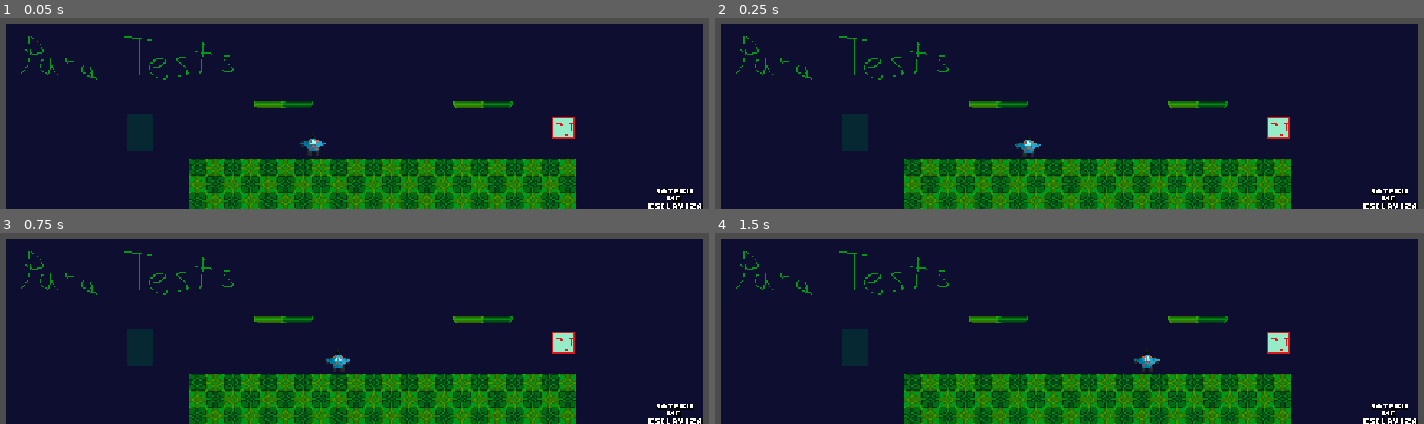
Above: before the commit, frames 1-4 (two rows, left to right).
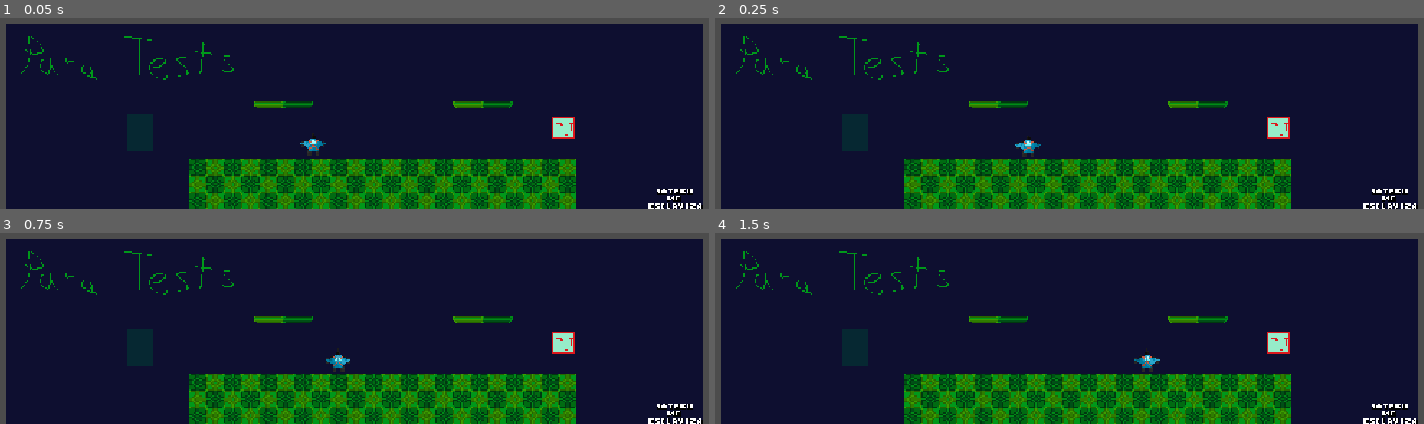
Above: after the commit, the same moments.

Repository: SaternDev/PixelVs2D
Game: Godot game, scene res://Scenes/SceneMap1.tscn
The game is run twice, just before and just after one commit, with the same random seed, the same clock (stepped at 60 frames per second) and the same inputs.
Inputs:
- Up to frame 1 (0.05 s): no input
- Up to frame 2 (0.25 s): no input
- Up to frame 3 (0.75 s): tap Enter at 0.5 s; hold D (Derecha) from 0.53 s (still down)
- Up to frame 4 (1.5 s): keep holding D (Derecha); tap Space (Salto) at 0.77 s

The runs differ from the first frame. In frame 1, less than 0.1% of the frame differs, in the area x 42-46%, y 63-70%; in frame 2, less than 0.1%, in the area x 42-46%, y 64-70%; in frame 3, nothing differs; in frame 4, nothing differs.

Commit message:
Implementación de Mando
Se implementó la posibilidad de utilizar mando en el juego

Diff:
--- a/Scripts/player1_controller.gd
+++ b/Scripts/player1_controller.gd
@@ -44,8 +44,10 @@
 			velocity.y = jump_velocity
 
 	#Handle Sprite Flip to turn the player
-	if direction != 0:
-		$Sprite2D.scale.x = direction
+	if direction > 0.1:
+		$Sprite2D.scale.x = 1
+	elif direction < 0.1:
+		$Sprite2D.scale.x = -1
 
 	# Get the input direction and handle the movement/deceleration.
 	if direction and not inKnockback:
@@ -55,14 +57,13 @@
 
 	move_and_slide()
 
-
+#El Player a Muerto y se le resta una vida
 func player_Death():
 	lifes -= 1
 	print("Player has dead")
 
-
+#Recibe Knockback
 func recibirKnockback(directionRightAttac, cantitiKnockback):
-	#Función para recibir knockback y que te lance hacia atrás
 	inKnockback = true
 	if knockback_waiting.is_stopped():
 		knockback_waiting.start(0.2 + hitCounts*0.01)
@@ -77,6 +78,6 @@
 	hitCounts += 1
 	move_and_slide()
 
-
+#Detecta si el cooldown de no poderse mover del knockback se ha terminado
 func _on_knockback_waiting_timeout() -> void:
 	inKnockback = false
--- a/project.godot
+++ b/project.godot
@@ -31,29 +31,34 @@
 "deadzone": 0.2,
 "events": [Object(InputEventKey,"resource_local_to_scene":false,"resource_name":"","device":-1,"window_id":0,"alt_press …(191 unchanged characters)…
 , Object(InputEventKey,"resource_local_to_scene":false,"resource_name":"","device":-1,"window_id":0,"alt_pressed":false …(186 unchanged characters)…
+, Object(InputEventJoypadMotion,"resource_local_to_scene":false,"resource_name":"","device":-1,"axis":0,"axis_value":-1.0,"script":null)
 ]
 }
 Derecha={
 "deadzone": 0.2,
 "events": [Object(InputEventKey,"resource_local_to_scene":false,"resource_name":"","device":-1,"window_id":0,"alt_press …(192 unchanged characters)…
 , Object(InputEventKey,"resource_local_to_scene":false,"resource_name":"","device":-1,"window_id":0,"alt_pressed":false …(186 unchanged characters)…
+, Object(InputEventJoypadMotion,"resource_local_to_scene":false,"resource_name":"","device":-1,"axis":0,"axis_value":1.0,"script":null)
 ]
 }
 Arriba={
 "deadzone": 0.2,
 "events": [Object(InputEventKey,"resource_local_to_scene":false,"resource_name":"","device":-1,"window_id":0,"alt_press …(192 unchanged characters)…
 , Object(InputEventKey,"resource_local_to_scene":false,"resource_name":"","device":-1,"window_id":0,"alt_pressed":false …(186 unchanged characters)…
+, Object(InputEventJoypadMotion,"resource_local_to_scene":false,"resource_name":"","device":-1,"axis":1,"axis_value":-1.0,"script":null)
 ]
 }
 Abajo={
 "deadzone": 0.2,
 "events": [Object(InputEventKey,"resource_local_to_scene":false,"resource_name":"","device":-1,"window_id":0,"alt_press …(192 unchanged characters)…
 , Object(InputEventKey,"resource_local_to_scene":false,"resource_name":"","device":-1,"window_id":0,"alt_pressed":false …(186 unchanged characters)…
+, Object(InputEventJoypadMotion,"resource_local_to_scene":false,"resource_name":"","device":-1,"axis":1,"axis_value":1.0,"script":null)
 ]
 }
 Salto={
 "deadzone": 0.2,
 "events": [Object(InputEventKey,"resource_local_to_scene":false,"resource_name":"","device":-1,"window_id":0,"alt_press …(191 unchanged characters)…
+, Object(InputEventJoypadButton,"resource_local_to_scene":false,"resource_name":"","device":-1,"button_index":0,"pressure":0.0,"pressed":true,"script":null)
 ]
 }
 
